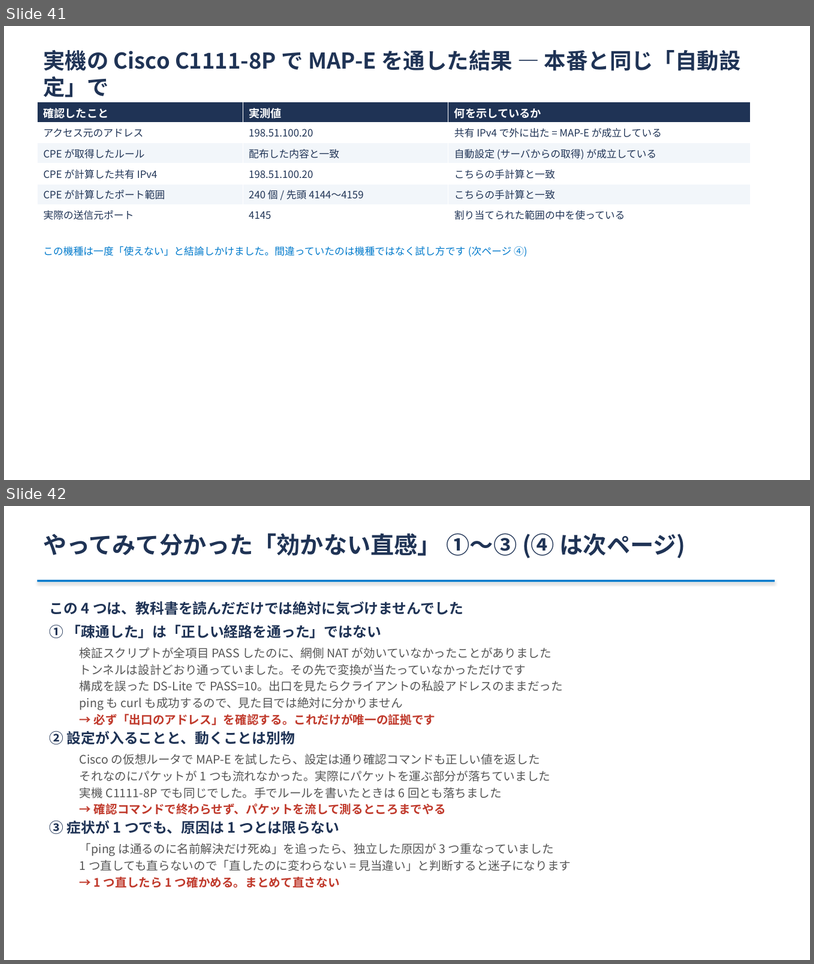
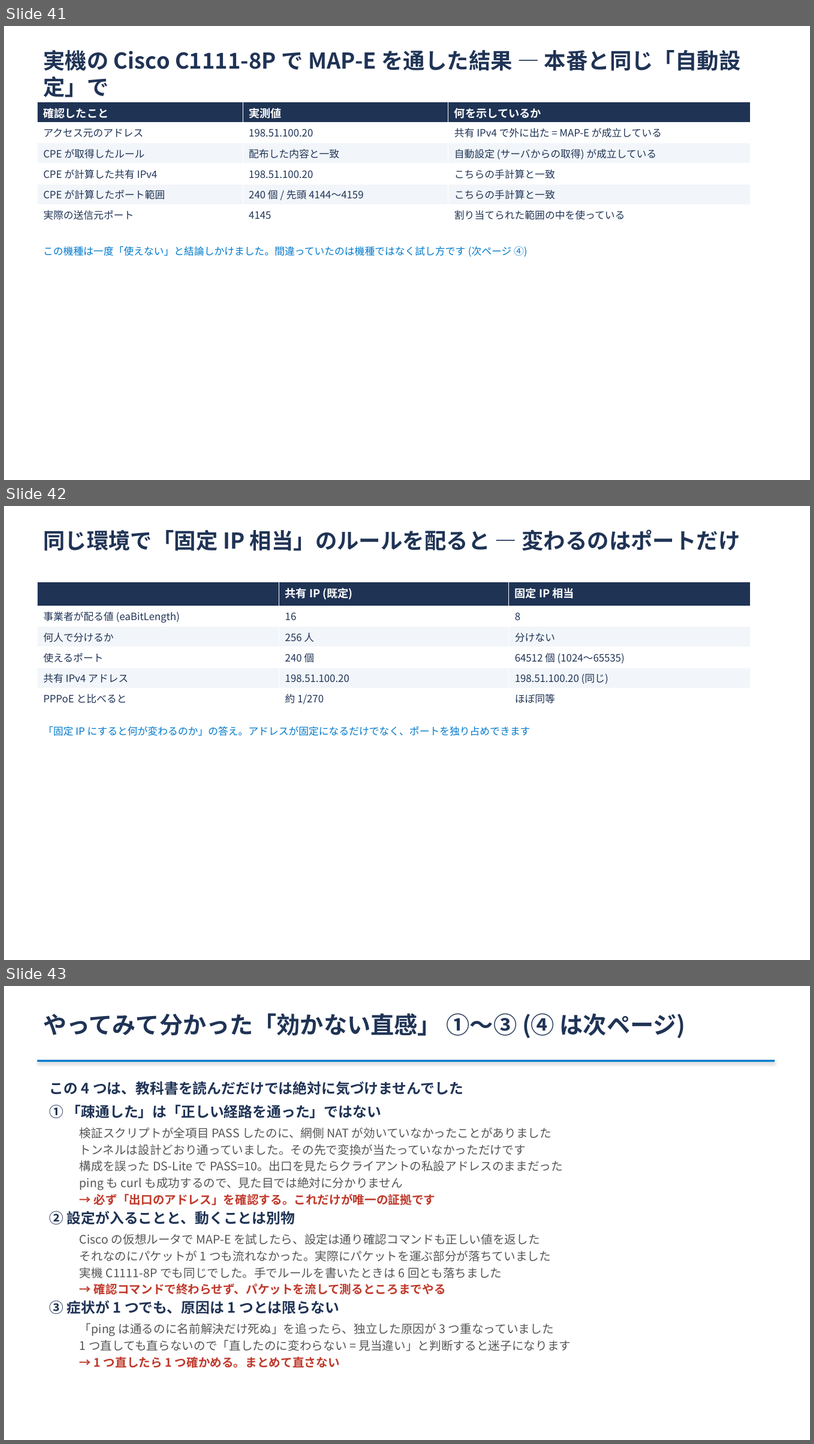
Before and after one commit to ginchankawaii/claude-code-book-template, a slide deck: docs/ipoe-lab/slides/setsumeikai.pptx. Shown one above the other, each under a label of ours: slides 41 and 42 before the commit, slides 41, 42 and 43 after it. The pictures are 814x964 and 814x1444 pixels, drawn with LibreOffice and Linux fonts; fonts in the diff are those of the drawing. Boxes give left, top, right and bottom in pixels: in the first picture for what was removed or moved away, otherwise in the second. Text is boxed around its words. In the diff, an @@ line names an element or a change of style, - is before the commit and + after.

```diff
--- a/docs/ipoe-lab/slides/setsumeikai.pptx
+++ b/docs/ipoe-lab/slides/setsumeikai.pptx
@@ slide 42 added at (x1=4, y1=506, x2=810, y2=960), background #FFFFFF @@
@@ text added at (x1=43, y1=529, x2=740, y2=551), 26 pt, text #1F3355, bold @@
+同じ環境で「固定 IP 相当」のルールを配ると — 変わるのはポートだけ
@@ table added at (x1=37, y1=582, x2=751, y2=706), 6 rows, 3 columns @@
+ | 共有 IP (既定) | 固定 IP 相当
+事業者が配る値 (eaBitLength) | 16 | 8
+何人で分けるか | 256 人 | 分けない
+使えるポート | 240 個 | 64512 個 (1024〜65535)
+共有 IPv4 アドレス | 198.51.100.20 | 198.51.100.20 (同じ)
+PPPoE と比べると | 約 1/270 | ほぼ同等
@@ text added at (x1=43, y1=726, x2=531, y2=736), 12 pt, text #007ACC @@
+「固定 IP にすると何が変わるのか」の答え。アドレスが固定になるだけでなく、ポートを独り占めできます
@@ what was slide 42 is now slide 43 @@
```
Also in this commit, not shown: 1 slide changed, 7 other files.
